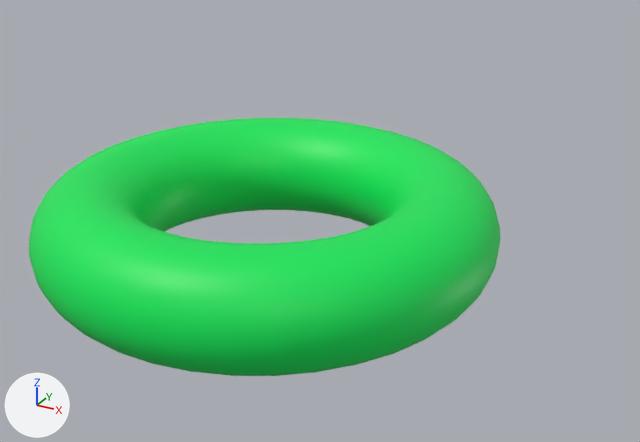
Renders of the glTF model src/torusModel.glb from each side of a commit.
Before and after are seen from a 50 mm camera at (0.993, -1.559, 0.815) aimed at (0.123, 0.022, 0.024). Lighting does not change. The marker at lower left points along +X, +Y and +Z. Where no turn or scale is listed for an object, it has been applied to the vertices.
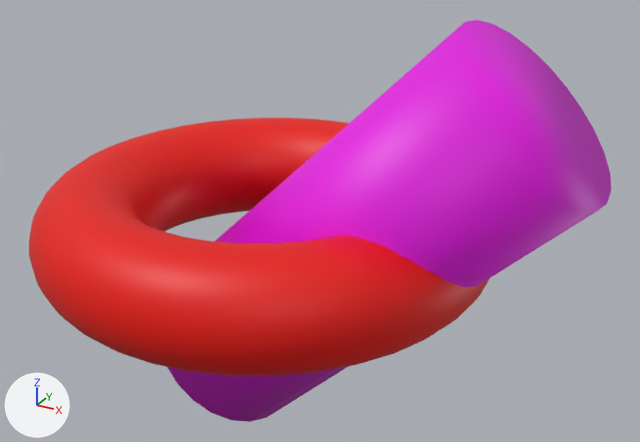
The change, as JSON lines over the scene's bpy script:
```json
{"op": "set", "path": "mat_material_003.base_color", "old": "(0.0, 0.8, 0.102)", "new": "(0.801, 0.00457, 0.0)", "note": "green #00e75a -> red #e70e00"}
{"op": "add", "block": "mat_material_004", "code": ["mat_material_004 = principled_material('Material.004')", "mat_material_004.base_color = (0.8, 0.0, 0.774)  # pink #e700e4"]}
{"op": "add", "block": "me_cylinder", "code": ["me_cylinder = bpy.data.meshes.new('Cylinder')", "me_cylinder.from_pydata(...)  # 48 vertices, 92 faces; spans x -0.501..0.501, y -0.21..0.21, z -0.496..0.496", "me_cylinder.materials.append(mat_material_004)  # pink #e700e4"]}
{"op": "add", "block": "ob_cylinder", "code": ["ob_cylinder = bpy.data.objects.new('Cylinder', me_cylinder)", "ob_cylinder.location = (0.23, 0.0, 0.0)"]}
```

Where the change shows, as pixel boxes (x1, y1, x2, y2) in the pictures (640 x 442 px):
```json
{"object": "Torus.002", "change": "recoloured", "before": [29, 118, 500, 376], "after": [29, 118, 500, 376], "on screen": "green to red"}
{"object": "Cylinder", "change": "added", "after": [167, 20, 611, 422], "on screen": "pink"}
```
